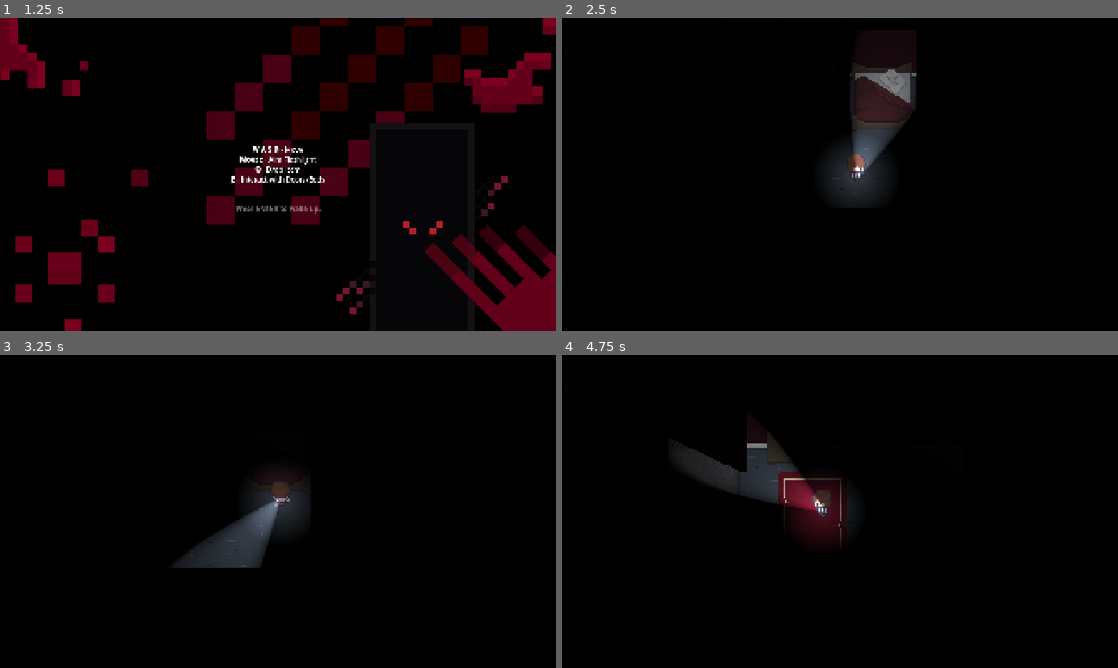
Above: before the commit, frames 1-4 (two rows, left to right).
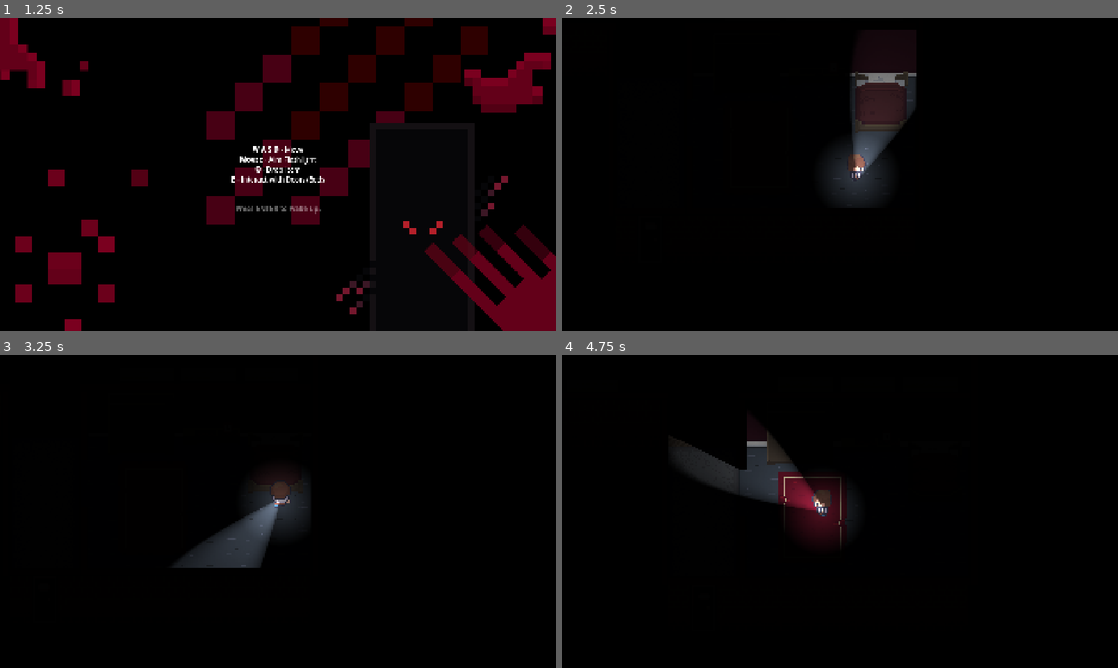
Above: after the commit, the same moments.

Repository: davidantunes23/dj_prototype
Game: Godot game, scene res://scenes/map/audio_screen.tscn
Two runs of this game, one before a commit and one after it. Both use one fixed random seed, a clock stepped at 60 frames per second and the inputs below.
Inputs (mouse positions are in pixels of both pictures, inside the frame that each line leads up to):
- Up to frame 1 (1.25 s): tap Enter (ui_accept) at 0.5 s; move the mouse to (400, 158) at 0.52 s; hold D (move_right) from 0.53 s (still down); hold Enter (ui_accept) from 0.53 s (still down); tap E (interact) at 0.6 s
- Up to frame 2 (2.5 s): move the mouse to (728, 190) at 1.27 s; release D (move_right) at 1.28 s; release Enter (ui_accept) at 1.28 s; hold S (move_down) 1.28-2.03 s; tap Enter (ui_accept) at 1.35, 1.52, 1.82 s; tap E (interact) at 1.55 s; move the mouse to (895, 105) at 2.02 s; hold D (move_right) from 2.03 s (still down); hold Enter (ui_accept) from 2.03 s (still down); tap Q (drop) at 2.1 s
- Up to frame 3 (3.25 s): move the mouse to (250, 574) at 2.77 s; release D (move_right) at 2.78 s; release Enter (ui_accept) at 2.78 s; hold W (move_up) from 2.78 s (still down); tap E (interact) at 2.85 s; tap Enter (ui_accept) at 3.02 s
- Up to frame 4 (4.75 s): tap Enter (ui_accept) at 3.32, 4.35, 4.52 s; move the mouse to (1006, 558) at 3.52 s; release W (move_up) at 3.53 s; hold Enter (ui_accept) 3.53-4.28 s; hold A (move_left) from 3.53 s (still down); tap E (interact) at 3.6, 4.55 s; move the mouse to (673, 464) at 4.27 s

Frame 1 is identical in both runs. In frame 2, 0.5% of the frame differs, in the area x 52-63%, y 14-37%; in frame 3, less than 0.1%; in frame 4, 0.3%.

Commit message:
Add closet to map

Diff:
--- a/scenes/map/map.tscn
+++ b/scenes/map/map.tscn
@@ -16,9 +16,11 @@
 [ext_resource type="Texture2D" uid="uid://bi6hfsar6mvle" path="res://tmp/PNGs/Modern House Living Room.png" id="12_x2kg6"]
 [ext_resource type="PackedScene" uid="uid://che5h633bo7b3" path="res://scenes/player/player.tscn" id="13_cumk7"]
 [ext_resource type="Texture2D" uid="uid://prup2i45lm8c" path="res://tmp/PNGs/Modern House Kitchen.png" id="14_mgs8m"]
+[ext_resource type="PackedScene" uid="uid://k7cch2k5m1mk" path="res://scenes/item/closet.tscn" id="15_3xi6f"]
 [ext_resource type="PackedScene" uid="uid://ctlya6klt6vn3" path="res://scenes/map/doorV.tscn" id="15_58ndj"]
 [ext_resource type="Texture2D" uid="uid://bd32w2ouq7fm7" path="res://tmp/PNGs/Blood spatter.png" id="15_mrjnl"]
 [ext_resource type="PackedScene" uid="uid://dr8odgclvwa3d" path="res://scenes/map/doorH.tscn" id="16_nykyp"]
+[ext_resource type="PackedScene" uid="uid://w1mia1i78p71" path="res://scenes/item/bed.tscn" id="16_xks3a"]
 [ext_resource type="Script" uid="uid://4k1krqgurlnt" path="res://scenes/map/lightning.gd" id="20_30ska"]
 [ext_resource type="Texture2D" uid="uid://b0p782wl3pcce" path="res://scenes/player/torch_light.png" id="20_uclq6"]
 [ext_resource type="AudioStream" uid="uid://dw44mphe8pdle" path="res://assets/map/thunder.mp3" id="22_tmgcv"]
@@ -7100,19 +7102,6 @@
 [node name="Closets" type="Node2D" parent="NavigationRegion2D/Objects/interactables" unique_id=1508079483]
 y_sort_enabled = true
 
-[node name="Closet" type="StaticBody2D" parent="NavigationRegion2D/Objects/interactables/Closets" unique_id=6190063]
-position = Vector2(58, -88)
-metadata/_edit_group_ = true
-
-[node name="Sprite2D" type="Sprite2D" parent="NavigationRegion2D/Objects/interactables/Closets/Closet" unique_id=1890442137]
-position = Vector2(0, -18)
-texture = ExtResource("5_mrjnl")
-region_enabled = true
-region_rect = Rect2(0, 96, 48, 48)
-
-[node name="CollisionShape2D" type="CollisionShape2D" parent="NavigationRegion2D/Objects/interactables/Closets/Closet" unique_id=2059613157]
-shape = SubResource("RectangleShape2D_u48tt")
-
 [node name="Closet2" type="StaticBody2D" parent="NavigationRegion2D/Objects/interactables/Closets" unique_id=1640981909]
 position = Vector2(-694, -184)
 metadata/_edit_group_ = true
@@ -7152,10 +7141,14 @@
 [node name="CollisionShape2D" type="CollisionShape2D" parent="NavigationRegion2D/Objects/interactables/Closets/Closet4" unique_id=421274970]
 shape = SubResource("RectangleShape2D_u48tt")
 
+[node name="Closet5" parent="NavigationRegion2D/Objects/interactables/Closets" unique_id=2050555960 instance=ExtResource("15_3xi6f")]
+position = Vector2(59, -91)
+
 [node name="Beds" type="Node2D" parent="NavigationRegion2D/Objects/interactables" unique_id=187949281]
 y_sort_enabled = true
 
 [node name="Bed1" type="StaticBody2D" parent="NavigationRegion2D/Objects/interactables/Beds" unique_id=468011976]
+visible = false
 position = Vector2(152, -78)
 metadata/_edit_group_ = true
 
@@ -7220,6 +7213,9 @@
 texture = ExtResource("5_mrjnl")
 region_enabled = true
 region_rect = Rect2(61, 0, 35, 64)
+
+[node name="Bed" parent="NavigationRegion2D/Objects/interactables/Beds" unique_id=1528075893 instance=ExtResource("16_xks3a")]
+position = Vector2(152, -78)
 
 [node name="Doors" type="Node2D" parent="NavigationRegion2D/Objects/interactables" unique_id=2111163839]
 
